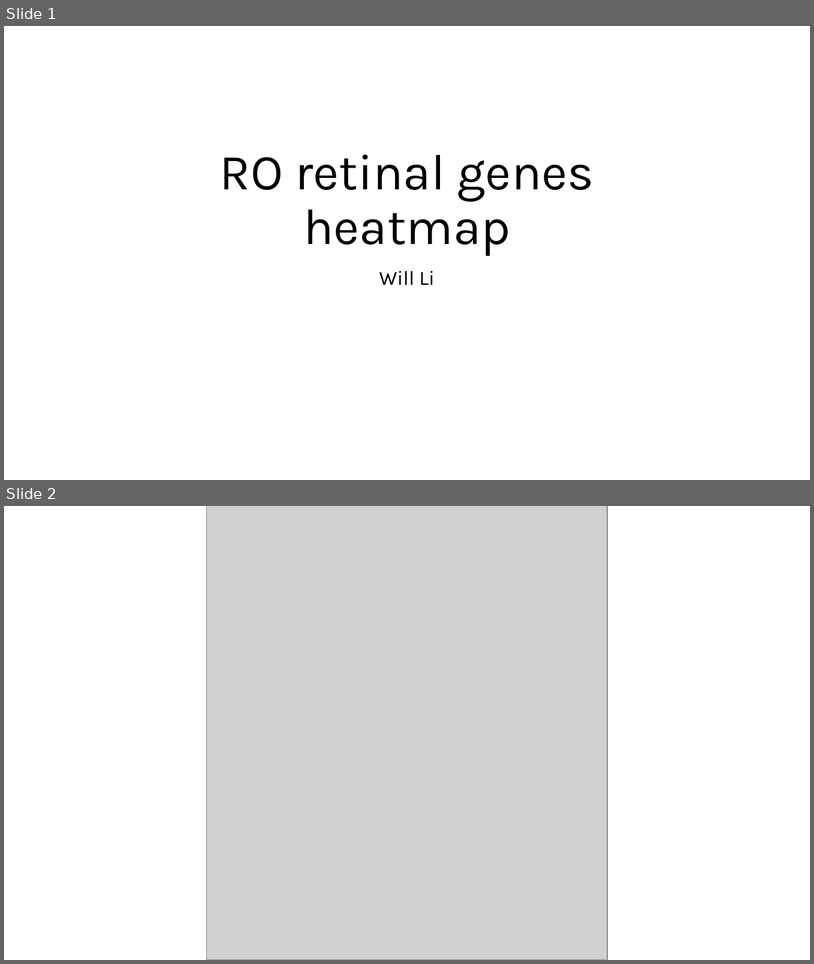
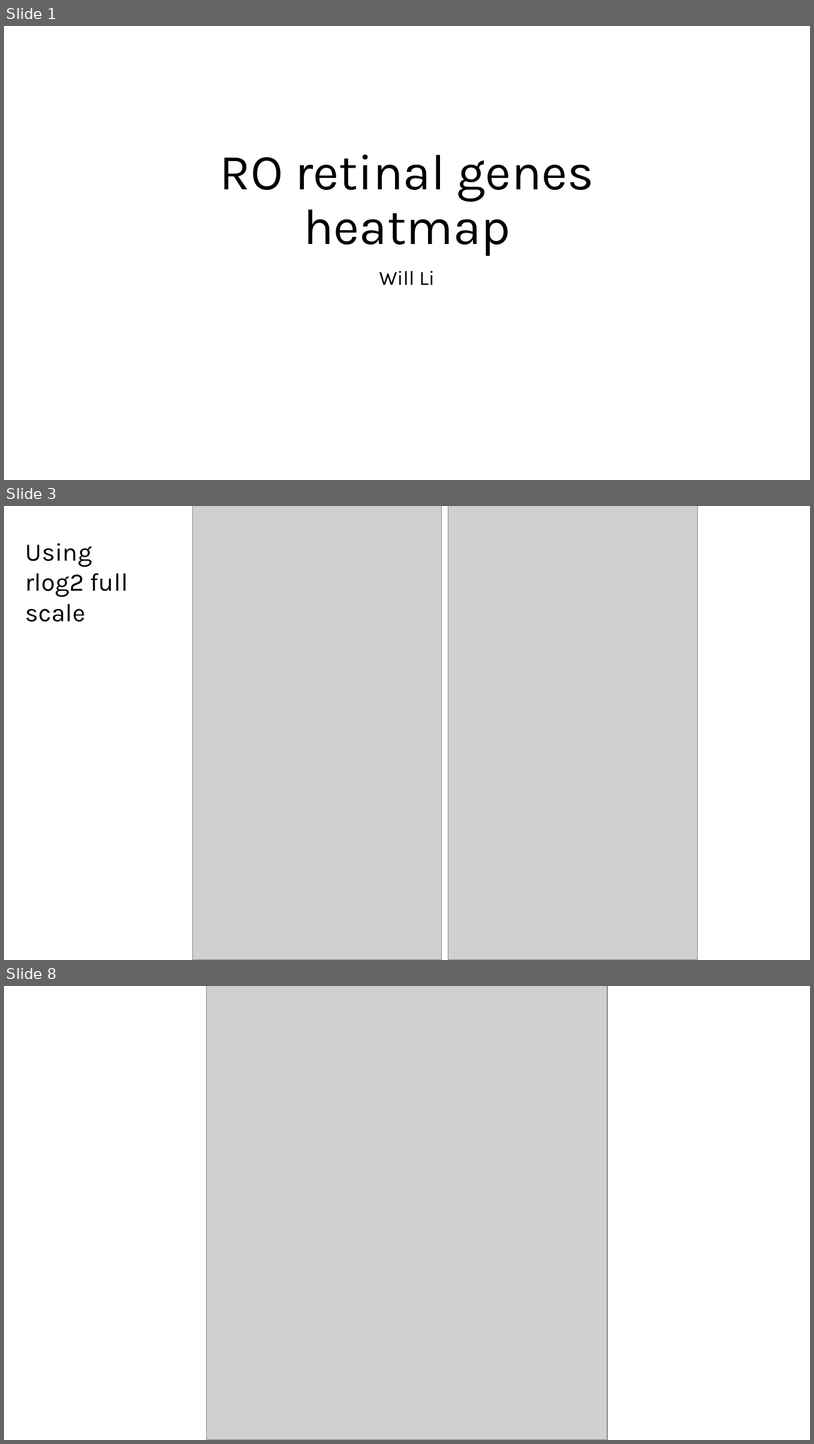
Before and after one commit to lilchromozome/RO, a slide deck: RO retinal gene heatmap.pptx. Shown one above the other, each under a label of ours: slides 1 and 2 before the commit, slides 1, 3 and 8 after it; the slides between them are not shown. The pictures are 814x964 and 814x1444 pixels, drawn with LibreOffice and Linux fonts; fonts in the diff are those of the drawing; grey boxes stand for pictures. Boxes give left, top, right and bottom in pixels: in the first picture for what was removed or moved away, otherwise in the second. Text is boxed around its words. In the diff, an @@ line names an element or a change of style, - is before the commit and + after.

```diff
--- a/RO retinal gene heatmap.pptx
+++ b/RO retinal gene heatmap.pptx
@@ slide 3 added at bbox=[4, 506, 810, 960], background #FFFFFF @@
@@ picture added at bbox=[193, 506, 442, 960] @@
@@ picture added at bbox=[449, 506, 698, 960] @@
@@ text added at bbox=[26, 543, 128, 622], 30 pt, text #000000 @@
+Using rlog2 full scale
@@ what was slide 2 is now slide 8 @@
```
Also in this commit, not shown: 2 slides changed, 4 other slides added, 29 other files.
